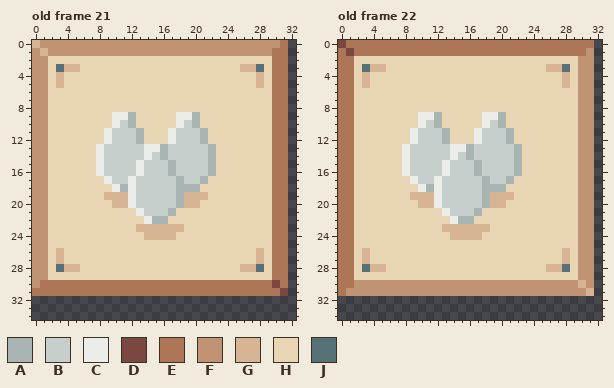
Two versions of one pixel-art file, farm_assets.aseprite. The picture above was drawn from the file before the commit.
144x144 pixels, 35 frames. Shown: old frame 21: x 0..32, y 0..34; old frame 22: x 0..32, y 0..34.
Visible layers, top first: "Layer 3", "Layer 2", "Layer 1".
Palette (. is transparent): A #a8b5b2  B #c7cfcc  C #ebede9  D #7a4841  E #ad7757  F #c09473  G #d7b594  H #e7d5b3  J #577277
Pixels before, old frame 21, first column x 0:
 0 GFFFFFFFFFFFFFFFFFFFFFFFFFFFFFFE
 1 FGFFFFFFFFFFFFFFFFFFFFFFFFFFFFEE
 2 FFHHHHHHHHHHHHHHHHHHHHHHHHHHHHEE
 3 FFHJGGHHHHHHHHHHHHHHHHHHHHGGJHEE
 4 FFHGHHHHHHHHHHHHHHHHHHHHHHHHGHEE
 5 FFHGHHHHHHHHHHHHHHHHHHHHHHHHGHEE
 6 FFHHHHHHHHHHHHHHHHHHHHHHHHHHHHEE
 7 FFHHHHHHHHHHHHHHHHHHHHHHHHHHHHEE
 8 FFHHHHHHHHHHHHHHHHHHHHHHHHHHHHEE
 9 FFHHHHHHHHCCAHHHHHCCAHHHHHHHHHEE
10 FFHHHHHHHHCBAHHHHHCBAHHHHHHHHHEE
11 FFHHHHHHHCBBBAHHHCBBBAHHHHHHHHEE
12 FFHHHHHHHCBBBAHHHCBBBAHHHHHHHHEE
13 FFHHHHHHCBBBBBCCABBBBBAHHHHHHHEE
14 FFHHHHHHCBBBBBCBABBBBBAHHHHHHHEE
15 FFHHHHHHCBBBBCBBBABBBBAHHHHHHHEE
16 FFHHHHHHCBBBBCBBBABBBBAHHHHHHHEE
17 FFHHHHHHHCBBCBBBBBABBAHHHHHHHHEE
18 FFHHHHHHHHCACBBBBBAAAHHHHHHHHHEE
19 FFHHHHHHHGGGCBBBBBAGGGHHHHHHHHEE
20 FFHHHHHHHHGGCBBBBBAGGHHHHHHHHHEE
21 FFHHHHHHHHHHHCBBBAHHHHHHHHHHHHEE
22 FFHHHHHHHHHHHHCAAHHHHHHHHHHHHHEE
23 FFHHHHHHHHHHHGGGGGGHHHHHHHHHHHEE
24 FFHHHHHHHHHHHHGGGGHHHHHHHHHHHHEE
25 FFHHHHHHHHHHHHHHHHHHHHHHHHHHHHEE
26 FFHGHHHHHHHHHHHHHHHHHHHHHHHHGHEE
27 FFHGHHHHHHHHHHHHHHHHHHHHHHHHGHEE
28 FFHJGGHHHHHHHHHHHHHHHHHHHHGGJHEE
29 FFHHHHHHHHHHHHHHHHHHHHHHHHHHHHEE
30 FEEEEEEEEEEEEEEEEEEEEEEEEEEEEEDE
31 EEEEEEEEEEEEEEEEEEEEEEEEEEEEEEED
Pixels before, old frame 22, first column x 0:
 0 DEEEEEEEEEEEEEEEEEEEEEEEEEEEEEEE
 1 EDEEEEEEEEEEEEEEEEEEEEEEEEEEEEEF
 2 EEHHHHHHHHHHHHHHHHHHHHHHHHHHHHFF
 3 EEHJGGHHHHHHHHHHHHHHHHHHHHGGJHFF
 4 EEHGHHHHHHHHHHHHHHHHHHHHHHHHGHFF
 5 EEHGHHHHHHHHHHHHHHHHHHHHHHHHGHFF
 6 EEHHHHHHHHHHHHHHHHHHHHHHHHHHHHFF
 7 EEHHHHHHHHHHHHHHHHHHHHHHHHHHHHFF
 8 EEHHHHHHHHHHHHHHHHHHHHHHHHHHHHFF
 9 EEHHHHHHHHCCAHHHHHCCAHHHHHHHHHFF
10 EEHHHHHHHHCBAHHHHHCBAHHHHHHHHHFF
11 EEHHHHHHHCBBBAHHHCBBBAHHHHHHHHFF
12 EEHHHHHHHCBBBAHHHCBBBAHHHHHHHHFF
13 EEHHHHHHCBBBBBCCABBBBBAHHHHHHHFF
14 EEHHHHHHCBBBBBCBABBBBBAHHHHHHHFF
15 EEHHHHHHCBBBBCBBBABBBBAHHHHHHHFF
16 EEHHHHHHCBBBBCBBBABBBBAHHHHHHHFF
17 EEHHHHHHHCBBCBBBBBABBAHHHHHHHHFF
18 EEHHHHHHHHCACBBBBBAAAHHHHHHHHHFF
19 EEHHHHHHHGGGCBBBBBAGGGHHHHHHHHFF
20 EEHHHHHHHHGGCBBBBBAGGHHHHHHHHHFF
21 EEHHHHHHHHHHHCBBBAHHHHHHHHHHHHFF
22 EEHHHHHHHHHHHHCAAHHHHHHHHHHHHHFF
23 EEHHHHHHHHHHHGGGGGGHHHHHHHHHHHFF
24 EEHHHHHHHHHHHHGGGGHHHHHHHHHHHHFF
25 EEHHHHHHHHHHHHHHHHHHHHHHHHHHHHFF
26 EEHGHHHHHHHHHHHHHHHHHHHHHHHHGHFF
27 EEHGHHHHHHHHHHHHHHHHHHHHHHHHGHFF
28 EEHJGGHHHHHHHHHHHHHHHHHHHHGGJHFF
29 EEHHHHHHHHHHHHHHHHHHHHHHHHHHHHFF
30 EEFFFFFFFFFFFFFFFFFFFFFFFFFFFFGF
31 EFFFFFFFFFFFFFFFFFFFFFFFFFFFFFFG
After the commit:
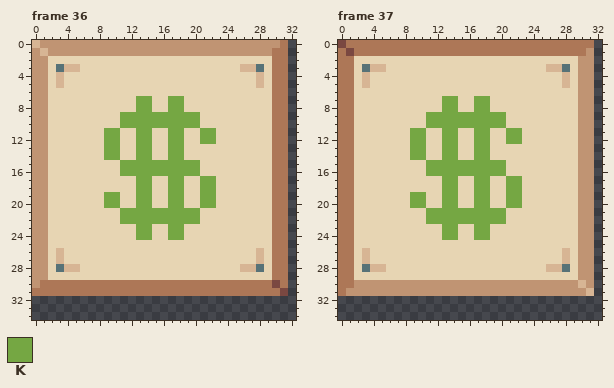
Colours new in this view: K #75a743
A new or re-ordered frame is compared with the old frame closest to it.
Changes in this commit:
frames 35 -> 37
Frame 36 is new; against old frame 21, layer "Layer 3":
Colour A becomes colour H in rows 13 to 14 at x 16 and 22; in rows 15 to 16 at x 22; in row 18 at x 11 and 19 to 20.
Colour B becomes colour H in rows 11 to 12 at x 11 to 12 and 19 to 20; in row 13 at x 11 to 12 and 19 to 21; in row 14 at x 11 to 12, 15 and 19 to 21; in rows 15 to 16 at x 9 to 10 and 21; in row 17 at x 10 to 11, 15 to 16 and 19 to 20; in rows 18 to 20 at x 15 to 16.
Colour C becomes colour H in rows 9 to 10 at x 10; in row 13 at x 8 and 15; in rows 14 to 16 at x 8; in row 17 at x 9 and 12; in row 18 at x 10 and 12; in rows 19 to 20 at x 12.
Colour G becomes colour H in rows 19 to 20 at x 11 and 19 to 20; in rows 23 to 24 at x 15 to 16.
Colour A becomes colour K in rows 9 to 10 at x 12 and 20; in rows 11 to 12 at x 13 and 21; in rows 15 to 16 at x 17; in row 17 at x 18 and 21; in rows 18 to 20 at x 18; in row 21 at x 17.
Colour A becomes colour K in row 22 at x 15 to 16.
Colour B becomes colour K in row 10 at x 11 and 19; in rows 11 to 12 at x 10 and 18; in rows 13 to 14 at x 9 to 10, 13 and 17 to 18; in rows 15 to 16 at x 11 to 12, 14 to 16 and 18 to 20; in rows 17 to 20 at x 13 to 14 and 17; in row 21 at x 14 to 16.
Colour C becomes colour K in row 9 at x 11 and 18 to 19; in row 10 at x 18; in rows 11 to 12 at x 9 and 17; in rows 13 to 14 at x 14; in rows 15 to 16 at x 13; in row 21 at x 13.
Colour C becomes colour K in row 22 at x 14.
Colour G becomes colour K in row 19 at x 9 to 10 and 21; in row 20 at x 10; in row 23 at x 13 to 14 and 17 to 18; in row 24 at x 14 and 17.
Colour H becomes colour K in rows 7 to 8 at x 13 to 14 and 17 to 18; in rows 9 to 10 at x 13 to 17; in rows 11 to 12 at x 14 and 22; in row 17 at x 22; in row 18 at x 21 to 22; in row 19 at x 22.
Colour H becomes colour K in row 20 at x 9 and 21 to 22; in row 21 at x 11 to 12 and 18 to 20; in row 22 at x 11 to 13 and 17 to 20; in row 24 at x 13 and 18.
Frame 37 is new; against old frame 22, layer "Layer 3": the same change as frame 36
